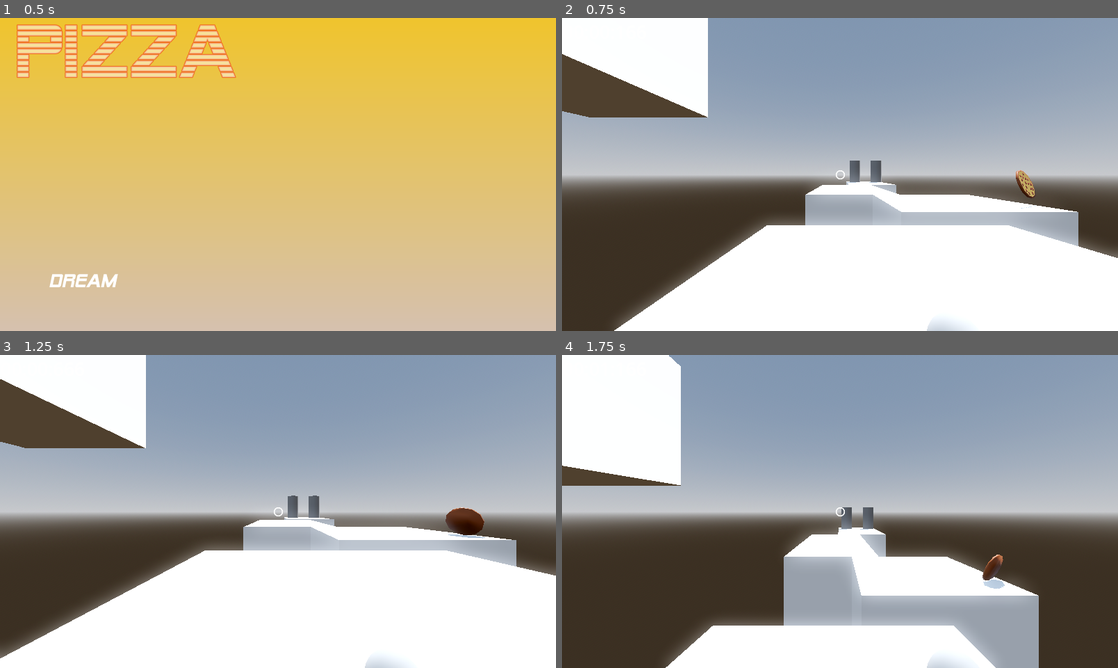
Above: before the commit, frames 1-4 (two rows, left to right).
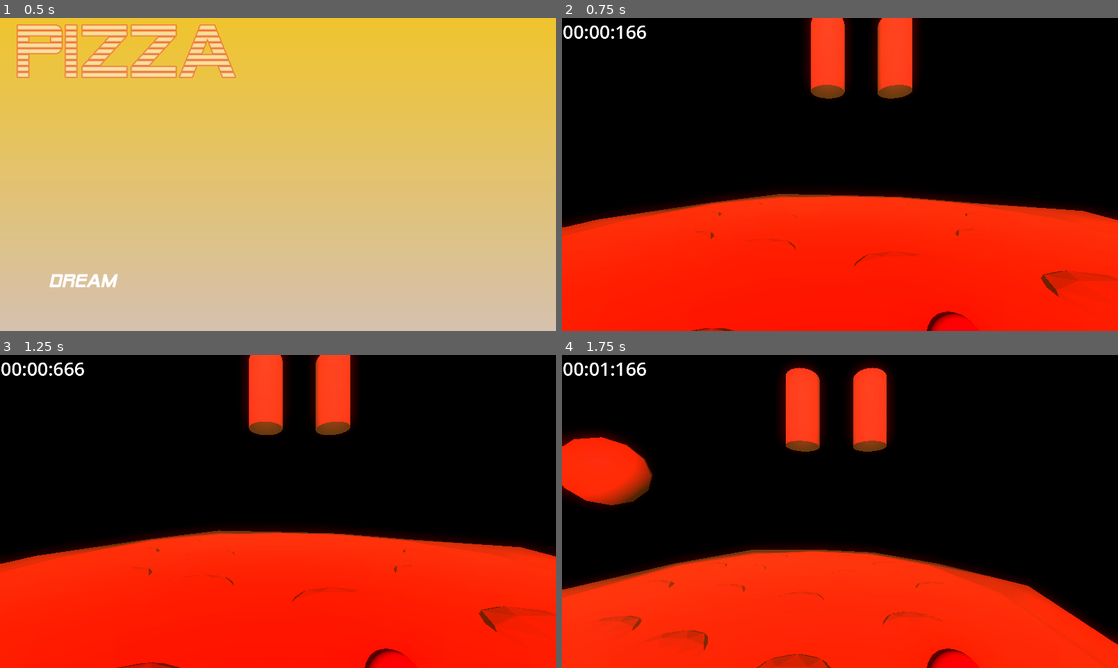
Above: after the commit, the same moments.

Repository: MattCharles/Dreams
Game: Godot game, scene res://Scenes/menu.tscn
The game is run twice, just before and just after one commit, with the same random seed, the same clock (stepped at 60 frames per second) and the same inputs. Sound files missing from this copy of the repository are replaced by a short silence.
Inputs (mouse positions are in pixels of both pictures, inside the frame that each line leads up to):
- Up to frame 1 (0.5 s): no input
- Up to frame 2 (0.75 s): click "Dream" at 0.5 s
- Up to frame 3 (1.25 s): no input
- Up to frame 4 (1.75 s): move the mouse to (962, 495) at 1.27 s; hold D (right) from 1.28 s (still down); tap Space (jump) at 1.35, 1.52 s; click (962, 495) at 1.42 s

Frame 1 is identical in both runs. In frame 2, 100% of the frame differs, in the area x 0-100%, y 0-100%; in frame 3, 100%; in frame 4, 100%.

Commit message:
Added scary pizza level

Diff:
--- a/Assets/pizza/spinningpizza.tscn
+++ b/Assets/pizza/spinningpizza.tscn
@@ -1,8 +1,7 @@
-[gd_scene load_steps=8 format=3 uid="uid://kvdu4itnqh2e"]
+[gd_scene load_steps=7 format=3 uid="uid://kvdu4itnqh2e"]
 
 [ext_resource type="Script" path="res://Scripts/Pizza.gd" id="1_2ctcm"]
 [ext_resource type="PackedScene" uid="uid://cl2htts5lbsq7" path="res://Assets/raw/pepperoni_pizza.glb" id="1_aq0sq"]
-[ext_resource type="PackedScene" uid="uid://bhx4mvm6pkm52" path="res://Assets/raw/barrel.glb" id="2_4u74p"]
 
 [sub_resource type="SphereShape3D" id="SphereShape3D_vqpes"]
 radius = 1.059
@@ -73,7 +72,3 @@
 libraries = {
 "": SubResource("AnimationLibrary_32p2v")
 }
-
-[node name="barrel" parent="." instance=ExtResource("2_4u74p")]
-transform = Transform3D(1, 0, 0, 0, 1, 0, 0, 0, 1, -2.4725, 0, 0.120395)
-visible = false
--- /dev/null
+++ b/Scenes/big_pizza.tscn
@@ -0,0 +1,161 @@
+[gd_scene load_steps=4 format=3 uid="uid://cmdls8h5yp63i"]
+
+[ext_resource type="PackedScene" uid="uid://cl2htts5lbsq7" path="res://Assets/raw/pepperoni_pizza.glb" id="1_rqqwn"]
+
+[sub_resource type="CylinderShape3D" id="CylinderShape3D_nljkd"]
+height = 0.0178716
+radius = 0.106537
+
+[sub_resource type="CylinderShape3D" id="CylinderShape3D_c3y2x"]
+height = 0.124593
+radius = 0.966499
+
+[node name="pepperoni_pizza" instance=ExtResource("1_rqqwn")]
+transform = Transform3D(10, 0, 0, 0, 10, 0, 0, 0, 10, 0, 0, 0)
+
+[node name="Icosphere001" parent="Cylinder" index="0"]
+transform = Transform3D(0, 1.62921e-07, -1, -1.62921e-07, -1, -1.62921e-07, -1, 1.62921e-07, 0, 0.326, 0.606213, 0.369)
+
+[node name="StaticBody3D" type="StaticBody3D" parent="Cylinder/Icosphere001" index="0"]
+
+[node name="CollisionShape3D" type="CollisionShape3D" parent="Cylinder/Icosphere001/StaticBody3D" index="0"]
+transform = Transform3D(1, 0, 0, 0, 1, 0, 0, 4.32443e-21, 1, 0, 0, 0)
+shape = SubResource("CylinderShape3D_nljkd")
+
+[node name="Icosphere003" parent="Cylinder" index="1"]
+transform = Transform3D(0, 1.62921e-07, -1, -1.62921e-07, -1, -1.62921e-07, -1, 1.62921e-07, 0, -0.273249, 1.01162, 0.66395)
+
+[node name="StaticBody3D" type="StaticBody3D" parent="Cylinder/Icosphere003" index="0"]
+
+[node name="CollisionShape3D" type="CollisionShape3D" parent="Cylinder/Icosphere003/StaticBody3D" index="0"]
+shape = SubResource("CylinderShape3D_nljkd")
+
+[node name="Icosphere004" parent="Cylinder" index="2"]
+transform = Transform3D(0, 4.37114e-08, -1, -4.37114e-08, -1, -4.37114e-08, -1, 4.37114e-08, 0, -0.528888, 0.197213, 0.449209)
+
+[node name="StaticBody3D" type="StaticBody3D" parent="Cylinder/Icosphere004" index="0"]
+
+[node name="CollisionShape3D" type="CollisionShape3D" parent="Cylinder/Icosphere004/StaticBody3D" index="0"]
+shape = SubResource("CylinderShape3D_nljkd")
+
+[node name="Icosphere005" parent="Cylinder" index="3"]
+transform = Transform3D(0, 1.62921e-07, -1, -1.62921e-07, -1, -1.62921e-07, -1, 1.62921e-07, 0, -0.661525, 0.275716, 0.0510921)
+
+[node name="StaticBody3D" type="StaticBody3D" parent="Cylinder/Icosphere005" index="0"]
+
+[node name="CollisionShape3D" type="CollisionShape3D" parent="Cylinder/Icosphere005/StaticBody3D" index="0"]
+transform = Transform3D(1, 0, 0, 0, 1, 0, 0, 4.32443e-21, 1, 0, 0, 0)
+shape = SubResource("CylinderShape3D_nljkd")
+
+[node name="Icosphere006" parent="Cylinder" index="4"]
+transform = Transform3D(0, 4.37114e-08, -1, -4.37114e-08, -1, -4.37114e-08, -1, 4.37114e-08, 0, -0.450443, 0.625056, -0.244085)
+
+[node name="StaticBody3D" type="StaticBody3D" parent="Cylinder/Icosphere006" index="0"]
+
+[node name="CollisionShape3D" type="CollisionShape3D" parent="Cylinder/Icosphere006/StaticBody3D" index="0"]
+transform = Transform3D(1, 3.55271e-15, 0, -3.55271e-15, 1, -3.55271e-15, 0, 3.55271e-15, 1, 0, 0, 0)
+shape = SubResource("CylinderShape3D_nljkd")
+
+[node name="Icosphere007" parent="Cylinder" index="5"]
+transform = Transform3D(0, 1.62921e-07, -1, -1.62921e-07, -1, -1.62921e-07, -1, 1.62921e-07, 0, -0.123286, 0.793292, -0.449927)
+
+[node name="StaticBody3D" type="StaticBody3D" parent="Cylinder/Icosphere007" index="0"]
+
+[node name="CollisionShape3D" type="CollisionShape3D" parent="Cylinder/Icosphere007/StaticBody3D" index="0"]
+transform = Transform3D(1, 0, 0, 0, 1, 0, 0, 4.32443e-21, 1, 0, 0, 0)
+shape = SubResource("CylinderShape3D_nljkd")
+
+[node name="Icosphere008" parent="Cylinder" index="6"]
+transform = Transform3D(0, 4.37114e-08, -1, -4.37114e-08, -1, -4.37114e-08, -1, 4.37114e-08, 0, -0.0645604, 0.732308, -0.0712422)
+
+[node name="StaticBody3D" type="StaticBody3D" parent="Cylinder/Icosphere008" index="0"]
+
+[node name="CollisionShape3D" type="CollisionShape3D" parent="Cylinder/Icosphere008/StaticBody3D" index="0"]
+shape = SubResource("CylinderShape3D_nljkd")
+
+[node name="Icosphere009" parent="Cylinder" index="7"]
+transform = Transform3D(0, 1.62921e-07, -1, -1.62921e-07, -1, -1.62921e-07, -1, 1.62921e-07, 0, -0.26095, 1.09394, 0.24681)
+
+[node name="StaticBody3D" type="StaticBody3D" parent="Cylinder/Icosphere009" index="0"]
+
+[node name="CollisionShape3D" type="CollisionShape3D" parent="Cylinder/Icosphere009/StaticBody3D" index="0"]
+shape = SubResource("CylinderShape3D_nljkd")
+
+[node name="Icosphere010" parent="Cylinder" index="8"]
+transform = Transform3D(0, 4.37114e-08, -1, -4.37114e-08, -1, -4.37114e-08, -1, 4.37114e-08, 0, 0.208006, 0.389844, -0.352607)
+
+[node name="StaticBody3D" type="StaticBody3D" parent="Cylinder/Icosphere010" index="0"]
+
+[node name="CollisionShape3D" type="CollisionShape3D" parent="Cylinder/Icosphere010/StaticBody3D" index="0"]
+shape = SubResource("CylinderShape3D_nljkd")
+
+[node name="Icosphere011" parent="Cylinder" index="9"]
+transform = Transform3D(0, 1.62921e-07, -1, -1.62921e-07, -1, -1.62921e-07, -1, 1.62921e-07, 0, 0.270024, 0.125534, 0.676335)
+
+[node name="StaticBody3D" type="StaticBody3D" parent="Cylinder/Icosphere011" index="0"]
+
+[node name="CollisionShape3D" type="CollisionShape3D" parent="Cylinder/Icosphere011/StaticBody3D" index="0"]
+shape = SubResource("CylinderShape3D_nljkd")
+
+[node name="Icosphere012" parent="Cylinder" index="10"]
+transform = Transform3D(0, 4.37114e-08, -1, -4.37114e-08, -1, -4.37114e-08, -1, 4.37114e-08, 0, 0.468123, 1.00936, -0.27156)
+
+[node name="StaticBody3D" type="StaticBody3D" parent="Cylinder/Icosphere012" index="0"]
+
+[node name="CollisionShape3D" type="CollisionShape3D" parent="Cylinder/Icosphere012/StaticBody3D" index="0"]
+shape = SubResource("CylinderShape3D_nljkd")
+
+[node name="Icosphere013" parent="Cylinder" index="11"]
+transform = Transform3D(0, 1.62921e-07, -1, -1.62921e-07, -1, -1.62921e-07, -1, 1.62921e-07, 0, 0.592602, 0.516443, 0.423063)
+
+[node name="StaticBody3D" type="StaticBody3D" parent="Cylinder/Icosphere013" index="0"]
+
+[node name="CollisionShape3D" type="CollisionShape3D" parent="Cylinder/Icosphere013/StaticBody3D" index="0"]
+shape = SubResource("CylinderShape3D_nljkd")
+
+[node name="Icosphere014" parent="Cylinder" index="12"]
+transform = Transform3D(0, 4.37114e-08, -1, -4.37114e-08, -1, -4.37114e-08, -1, 4.37114e-08, 0, -0.425668, 0.332065, -0.54768)
+
+[node name="StaticBody3D" type="StaticBody3D" parent="Cylinder/Icosphere014" index="0"]
+
+[node name="CollisionShape3D" type="CollisionShape3D" parent="Cylinder/Icosphere014/StaticBody3D" index="0"]
+transform = Transform3D(1, 3.55271e-15, 0, -3.55271e-15, 1, -3.55271e-15, 0, 3.55271e-15, 1, 0, 0, 0)
+shape = SubResource("CylinderShape3D_nljkd")
+
+[node name="Icosphere015" parent="Cylinder" index="13"]
+transform = Transform3D(0, 1.62921e-07, -1, -1.62921e-07, -1, -1.62921e-07, -1, 1.62921e-07, 0, 0.149773, 0.848772, -0.690312)
+
+[node name="StaticBody3D" type="StaticBody3D" parent="Cylinder/Icosphere015" index="0"]
+
+[node name="CollisionShape3D" type="CollisionShape3D" parent="Cylinder/Icosphere015/StaticBody3D" index="0"]
+transform = Transform3D(1, 0, 0, 0, 1, 0, 0, 4.32443e-21, 1, 0, 0, 0)
+shape = SubResource("CylinderShape3D_nljkd")
+
+[node name="Icosphere016" parent="Cylinder" index="14"]
+transform = Transform3D(0, 1.62921e-07, -1, -1.62921e-07, -1, -1.62921e-07, -1, 1.62921e-07, 0, 0.325639, 1.02339, 0.368801)
+
+[node name="StaticBody3D" type="StaticBody3D" parent="Cylinder/Icosphere016" index="0"]
+
+[node name="CollisionShape3D" type="CollisionShape3D" parent="Cylinder/Icosphere016/StaticBody3D" index="0"]
+shape = SubResource("CylinderShape3D_nljkd")
+
+[node name="Icosphere018" parent="Cylinder" index="15"]
+transform = Transform3D(0, 4.37114e-08, -1, -4.37114e-08, -1, -4.37114e-08, -1, 4.37114e-08, 0, 0.64634, 0.47757, 0.0648378)
+
+[node name="StaticBody3D" type="StaticBody3D" parent="Cylinder/Icosphere018" index="0"]
+
+[node name="CollisionShape3D" type="CollisionShape3D" parent="Cylinder/Icosphere018/StaticBody3D" index="0"]
+shape = SubResource("CylinderShape3D_nljkd")
+
+[node name="Icosphere019" parent="Cylinder" index="16"]
+transform = Transform3D(0, 1.62921e-07, -1, -1.62921e-07, -1, -1.62921e-07, -1, 1.62921e-07, 0, 0.286953, 0.685964, 0.0163362)
+
+[node name="StaticBody3D" type="StaticBody3D" parent="Cylinder/Icosphere019" index="0"]
+
+[node name="CollisionShape3D" type="CollisionShape3D" parent="Cylinder/Icosphere019/StaticBody3D" index="0"]
+shape = SubResource("CylinderShape3D_nljkd")
+
+[node name="StaticBody3D" type="StaticBody3D" parent="Cylinder" index="17"]
+
+[node name="CollisionShape3D" type="CollisionShape3D" parent="Cylinder/StaticBody3D" index="0"]
+shape = SubResource("CylinderShape3D_c3y2x")
--- /dev/null
+++ b/Scenes/pizza_level.gd
@@ -0,0 +1,18 @@
+extends Node3D
+
+@onready var player := $Player
+@onready var player_spawn := $PlayerSpawn
+
+@onready var pizza_body := $SpinningPizza/RigidBody3D
+@onready var pizza_spawn := $PizzaSpawn
+
+func _ready():
+	get_viewport().set_physics_object_picking(true)
+
+func _process(delta):
+	if player.position.y < -20:
+		player.respawn(player_spawn.position)
+	if pizza_body.position.y < -20:
+		pizza_body.global_position = pizza_spawn.position
+		pizza_body.linear_velocity = Vector3.ZERO
+		pizza_body.angular_velocity = Vector3.ZERO
--- /dev/null
+++ b/Scenes/pizza_level.tscn
@@ -0,0 +1,59 @@
+[gd_scene load_steps=10 format=3 uid="uid://yki14xrx84cy"]
+
+[ext_resource type="Script" path="res://Scenes/pizza_level.gd" id="1_375or"]
+[ext_resource type="PackedScene" uid="uid://cmdls8h5yp63i" path="res://Scenes/big_pizza.tscn" id="1_oy5xn"]
+[ext_resource type="PackedScene" uid="uid://chkkys4p7l1vq" path="res://Scenes/Player.tscn" id="2_g5ycb"]
+[ext_resource type="PackedScene" uid="uid://d4ama7j4hhi68" path="res://Scenes/finish_line.tscn" id="3_5ol8n"]
+[ext_resource type="PackedScene" uid="uid://kvdu4itnqh2e" path="res://Assets/pizza/spinningpizza.tscn" id="4_8w3ij"]
+[ext_resource type="PackedScene" uid="uid://wadcbm6iue3p" path="res://Scenes/speedrun_timer.tscn" id="5_r7140"]
+
+[sub_resource type="Sky" id="Sky_wit8s"]
+
+[sub_resource type="Environment" id="Environment_g88mi"]
+background_mode = 1
+sky = SubResource("Sky_wit8s")
+ambient_light_source = 3
+ambient_light_color = Color(1, 1, 1, 1)
+glow_enabled = true
+glow_intensity = 1.33
+glow_bloom = 0.35
+fog_enabled = true
+fog_light_color = Color(0.756863, 0.47451, 0.215686, 1)
+fog_light_energy = 0.58
+fog_density = 0.0166
+fog_sky_affect = 0.071
+
+[sub_resource type="CameraAttributesPractical" id="CameraAttributesPractical_6ttxr"]
+
+[node name="pizza_level" type="Node3D"]
+script = ExtResource("1_375or")
+
+[node name="pepperoni_pizza" parent="." instance=ExtResource("1_oy5xn")]
+transform = Transform3D(-10, 0, -8.74228e-07, 0, 10, 0, 8.74228e-07, 0, -10, 0, 0, -15.5803)
+
+[node name="Player" parent="." instance=ExtResource("2_g5ycb")]
+transform = Transform3D(1, 0, 0, 0, 1, 0, 0, 0, 1, 0, 0.762304, -7.22839)
+
+[node name="FinishLine" parent="." instance=ExtResource("3_5ol8n")]
+transform = Transform3D(3, 0, 0, 0, 3, 0, 0, 0, 3, 1.87975, 12.6598, -25.4817)
+
+[node name="SpinningPizza" parent="." instance=ExtResource("4_8w3ij")]
+transform = Transform3D(1, 0, 0, 0, 1, 0, 0, 0, 1, -4.69128, 10.3083, -13.2842)
+
+[node name="DirectionalLight3D" type="DirectionalLight3D" parent="."]
+transform = Transform3D(0.0938535, 0.0345184, 1.94534e-09, -0.0335641, 0.0912588, 0.0233513, 0.00806049, -0.021916, 0.0972354, -0.321416, 2.50471, 0)
+light_color = Color(0.713726, 0, 0.0235294, 1)
+light_energy = 11.884
+light_indirect_energy = 1.623
+
+[node name="SpeedrunTimer" parent="." instance=ExtResource("5_r7140")]
+
+[node name="WorldEnvironment" type="WorldEnvironment" parent="."]
+environment = SubResource("Environment_g88mi")
+camera_attributes = SubResource("CameraAttributesPractical_6ttxr")
+
+[node name="PlayerSpawn" type="Node3D" parent="."]
+transform = Transform3D(1, 0, 0, 0, 1, 0, 0, 0, 1, 0, 1.75203, -7.5574)
+
+[node name="PizzaSpawn" type="Node3D" parent="."]
+transform = Transform3D(1, 0, 0, 0, 1, 0, 0, 0, 1, -4.86177, 10.6701, -13.5037)
--- a/Scripts/main-menu.gd
+++ b/Scripts/main-menu.gd
@@ -87,7 +87,7 @@
 	quit_button_tween.tween_property(quit_button, "modulate", Color(1, 1, 1, 1), 1).set_ease(Tween.EASE_IN)
 
 func _on_start_pressed():
-	get_tree().change_scene_to_file("res://Scenes/matttest.tscn")
+	get_tree().change_scene_to_file("res://Scenes/pizza_level.tscn")
 
 func _on_options_pressed():
 	print("Ain't no options mang")
--- a/Scripts/player.gd
+++ b/Scripts/player.gd
@@ -10,7 +10,7 @@
 @export
 var SPEED = 5.0
 @export
-var JUMP_VELOCITY = 9
+var JUMP_VELOCITY = 5
 @export
 var SPRINT_SPEED = 10.0
 
@@ -63,7 +63,7 @@
 @export
 var lastWalkingSfxPosition = 0;
 var noise:= false
-
+var num_jumps := 1
 
 func _ready():
 	grapple_cast.target_position *= GRAPPLE_DISTANCE
@@ -130,8 +130,6 @@
 	# Add the gravity.
 	if not is_on_floor():
 		velocity.y -= gravity * delta
-	else:
-		num_air_jumps = 1
 
 	if Input.is_action_just_pressed("cancel_hook"):
 		if grapple_chain_is_out:
Not shown, changed: icon.svg.import
